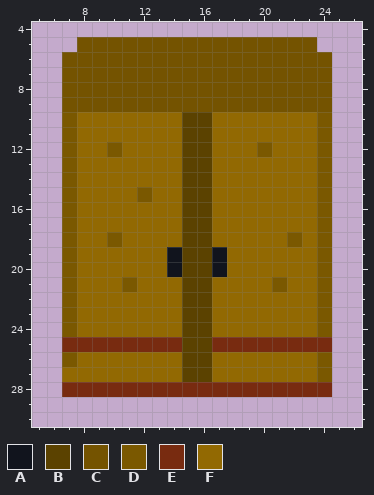
A pixel-art sprite gets an edit: sinkdungeon_resource/Texture/building/roomcupboard.png. Above, as it was before the edit.
The file is 32x32 pixels. Shown: x 5..26, y 4..30.
Palette (. is transparent): A #11141d  B #5b4200  C #745300  D #7a5800  E #782b10  F #926902
Pixels before, first column x 7:
 5 .CCCCCCCCCCCCCCCC.
 6 CCCCCCCCCCCCCCCCCC
 7 CCCCCCCCCCCCCCCCCC
 8 CCCCCCCCCCCCCCCCCC
 9 CCCCCCCCCCCCCCCCCC
10 DFFFFFFFBBFFFFFFFD
11 DFFFFFFFBBFFFFFFFD
12 DFFDFFFFBBFFFDFFFD
13 DFFFFFFFBBFFFFFFFD
14 DFFFFFFFBBFFFFFFFD
15 DFFFFDFFBBFFFFFFFD
16 DFFFFFFFBBFFFFFFFD
17 DFFFFFFFBBFFFFFFFD
18 DFFDFFFFBBFFFFFDFD
19 DFFFFFFABBAFFFFFFD
20 DFFFFFFABBAFFFFFFD
21 DFFFDFFFBBFFFFDFFD
22 DFFFFFFFBBFFFFFFFD
23 DFFFFFFFBBFFFFFFFD
24 DFFFFFFFBBFFFFFFFD
25 EEEEEEEEBBEEEEEEEE
26 DFFFFFFFBBFFFFFFFD
27 FFFFFFFFBBFFFFFFFD
28 EEEEEEEEEEEEEEEEEE
Now the later version:
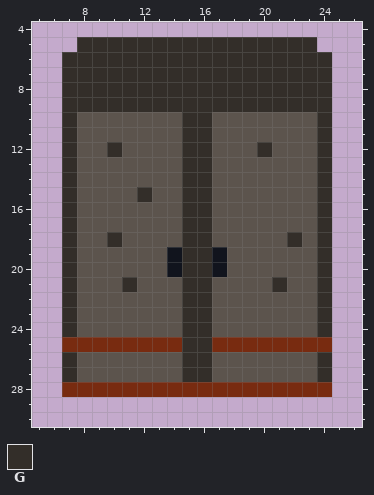
Colours new in this view: G #332e29
Changes in this commit:
colour F: #926902 -> #5c544d
Changed rows in their new state; - is a pixel that keeps its letter.
first column x 7:
 5 -GGGGGGGGGGGGGGGG-
 6 GGGGGGGGGGGGGGGGGG
 7 GGGGGGGGGGGGGGGGGG
 8 GGGGGGGGGGGGGGGGGG
 9 GGGGGGGGGGGGGGGGGG
10 G-------GG-------G
11 G-------GG-------G
12 G--G----GG---G---G
13 G-------GG-------G
14 G-------GG-------G
15 G----G--GG-------G
16 G-------GG-------G
17 G-------GG-------G
18 G--G----GG-----G-G
19 G-------GG-------G
20 G-------GG-------G
21 G---G---GG----G--G
22 G-------GG-------G
23 G-------GG-------G
24 G-------GG-------G
25 --------GG--------
26 G-------GG-------G
27 G-------GG-------G
